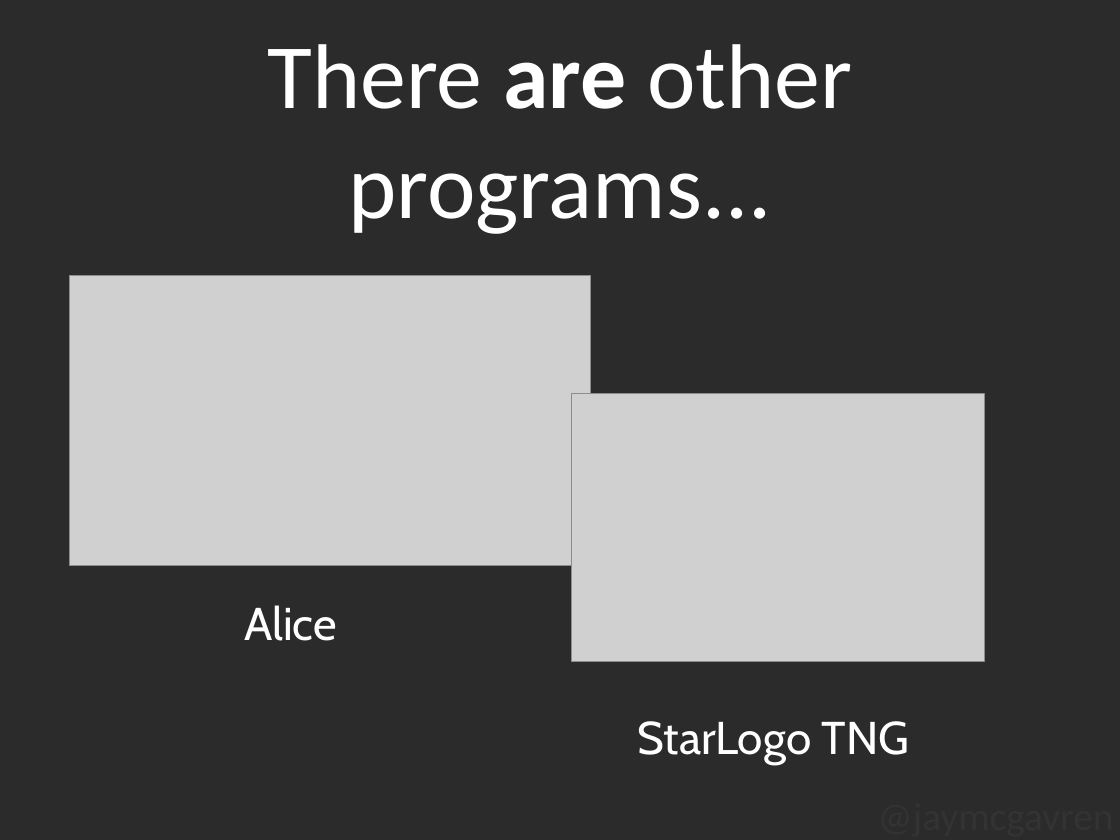
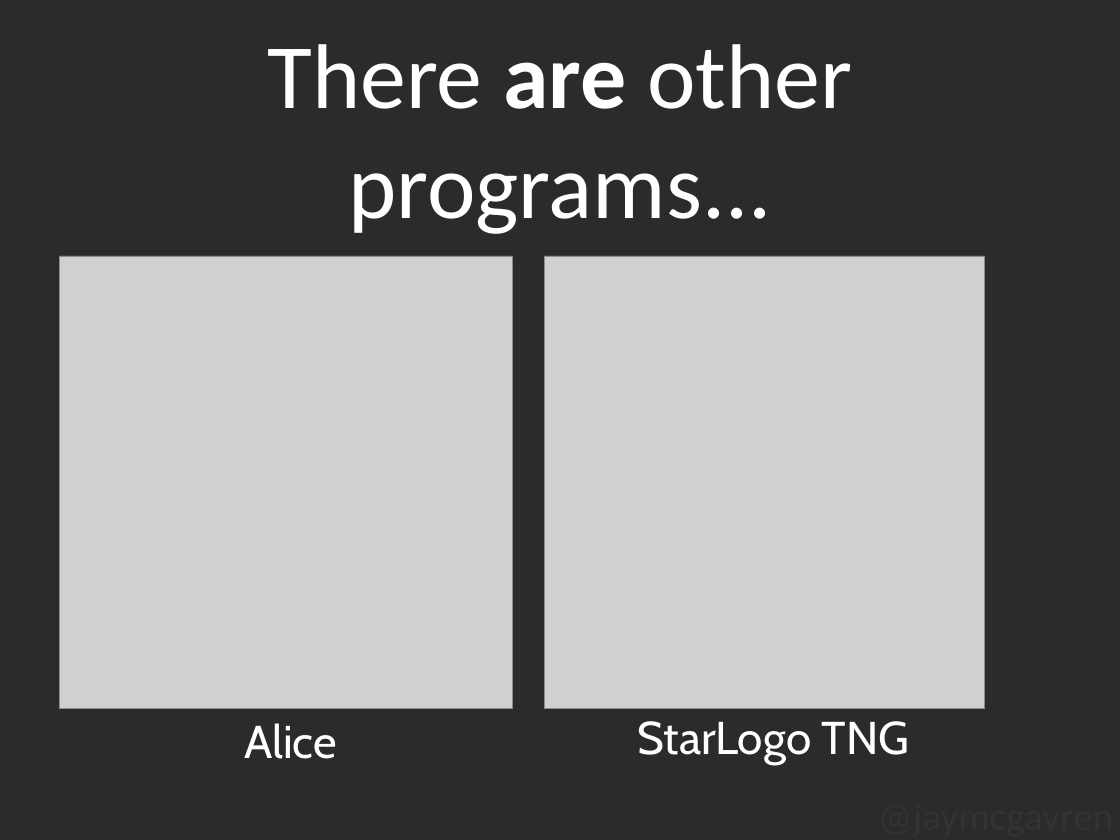
Before and after one commit to jaymcgavren/presentations, a slide deck: slide 4 of ignite_scratch/Ignite_Scratch.ppt (slide 3 before the commit). Drawn at 1120x840 pixels with LibreOffice and Linux fonts; fonts in the diff are those of the drawing; grey boxes stand for pictures; background and template pictures are left out; a plain dark background stands for a picture behind light text. Boxes give left, top, right and bottom in pixels: in the first picture for what was removed or moved away, otherwise in the second. Text is boxed around its words. In the diff, an @@ line names an element or a change of style, - is before the commit and + after.

```diff
--- a/ignite_scratch/Ignite_Scratch.ppt
+++ b/ignite_scratch/Ignite_Scratch.ppt
@@ picture: place and size @@
-picture at [69, 276, 591, 566]
+picture at [59, 256, 512, 709]
@@ picture: place and size @@
-picture at [571, 394, 985, 662]
+picture at [545, 256, 985, 709]
@@ text "Alice": place and size @@
-text "Alice" at [244, 605, 337, 641]
+text "Alice" at [244, 723, 337, 759]
```
Also in this commit, not shown: 5 other slides changed, 8 slides added, 8 slides removed.
